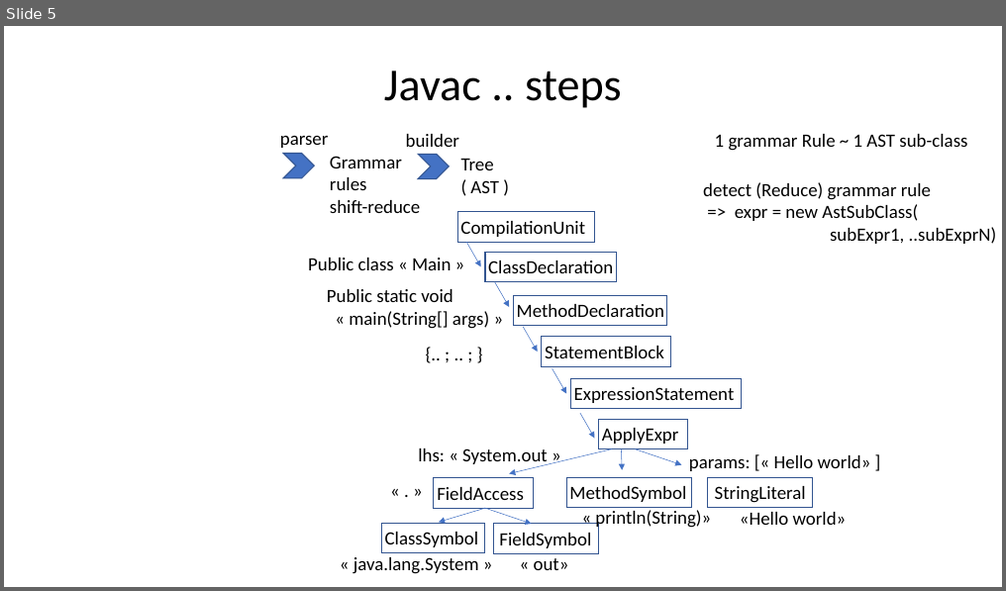
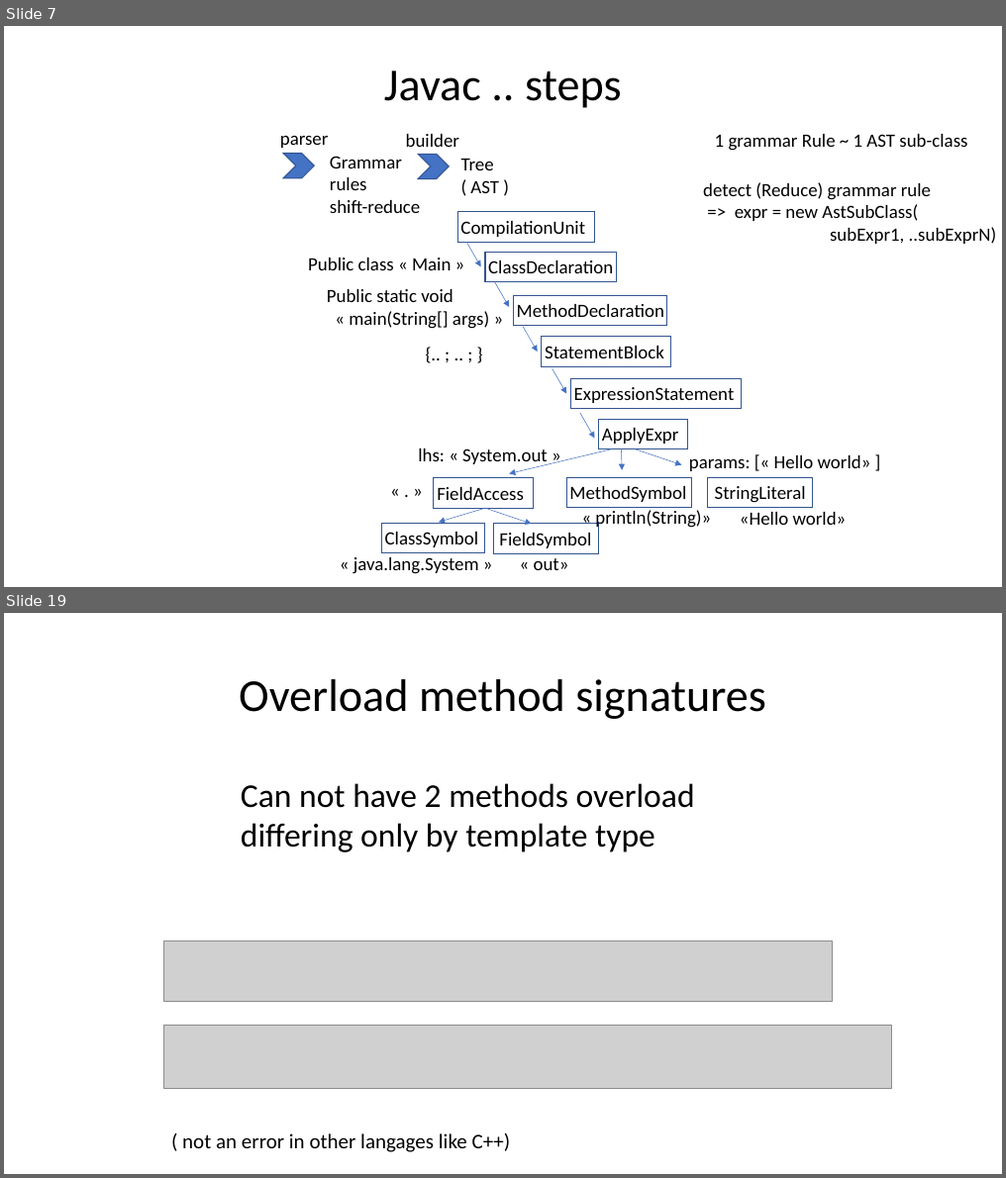
Before and after one commit to Arnaud-Nauwynck/presentations, a slide deck: java/Java-Langage-JRE-Internal-Basics.pptx. Shown one above the other, each under a label of ours: slide 5 before the commit, slides 7 and 19 after it; the slides between them are not shown. The pictures are 1006x591 and 1006x1178 pixels, drawn with LibreOffice and Linux fonts; fonts in the diff are those of the drawing; grey boxes stand for pictures. Boxes give left, top, right and bottom in pixels: in the first picture for what was removed or moved away, otherwise in the second. Text is boxed around its words. In the diff, an @@ line names an element or a change of style, - is before the commit and + after.

```diff
--- a/java/Java-Langage-JRE-Internal-Basics.pptx
+++ b/java/Java-Langage-JRE-Internal-Basics.pptx
@@ slide 19 added at [4,613,1002,1174], background #FFFFFF @@
@@ title added at [239,679,766,719], 44 pt, text #000000 @@
+Overload method signatures
@@ text added at [241,783,695,853], 32 pt, text #000000 @@
+Can not have 2 methods overload
+differing only by template type
@@ picture added at [164,942,833,1001] @@
@@ picture added at [164,1025,891,1089] @@
@@ text added at [182,1134,511,1153], 20 pt, text #000000 @@
+( not an error in other langages like C++)
@@ what was slide 5 is now slide 7 @@
```
Also in this commit, not shown: 1 slide changed, 28 other slides added, 23 slides removed, 1 other file.
